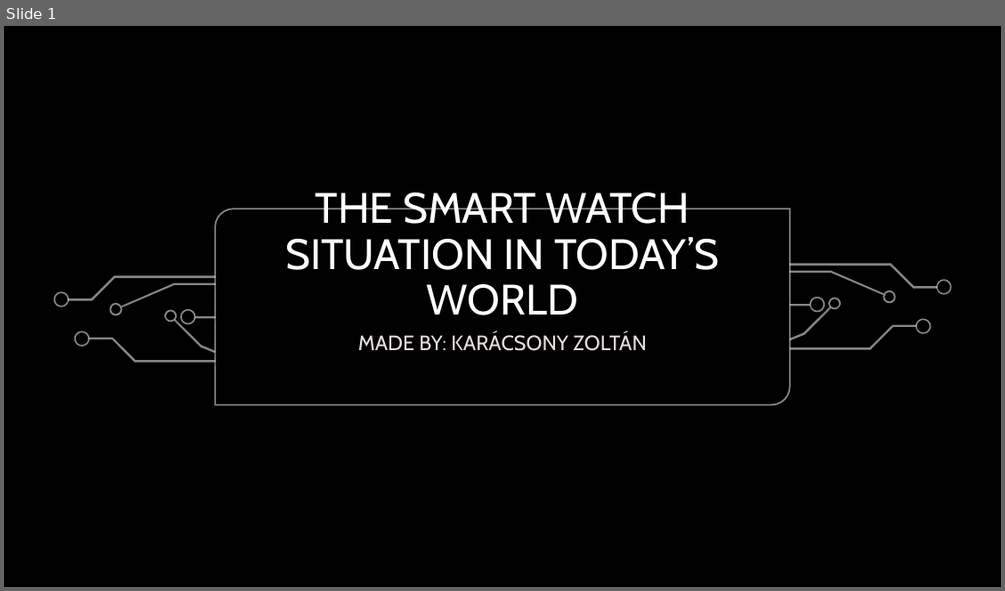
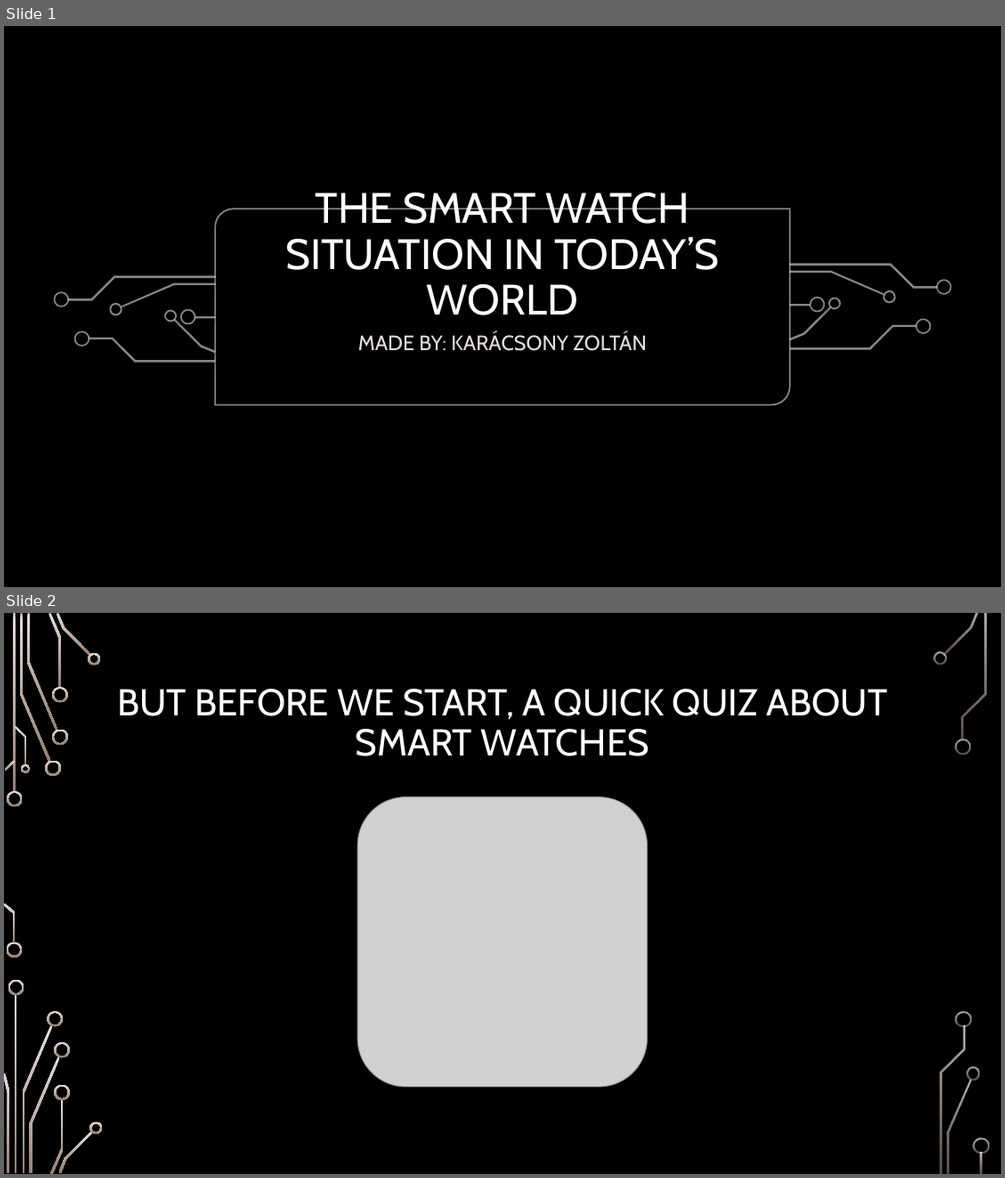
Before and after one commit to Tenebraacs/2023tanev, a slide deck: szakmai_angol/The smartwatch situation in today’s world.pptx. Shown one above the other, each under a label of ours: slide 1 before the commit, slides 1 and 2 after it. The pictures are 1005x591 and 1005x1178 pixels, drawn with LibreOffice and Linux fonts; fonts in the diff are those of the drawing; grey boxes stand for pictures; background and template pictures are left out. Boxes give left, top, right and bottom in pixels: in the first picture for what was removed or moved away, otherwise in the second. Text is boxed around its words. In the diff, an @@ line names an element or a change of style, - is before the commit and + after.

```diff
--- a/szakmai_angol/The smartwatch situation in today’s world.pptx
+++ b/szakmai_angol/The smartwatch situation in today’s world.pptx
@@ slide 2 added at [4,613,1001,1174], background picture (left out) @@
@@ title added at [117,689,888,756], 36 pt, text #FFFFFF @@
+BUT BEFORE WE START, A QUICK QUIZ ABOUT SMART WATCHES
@@ picture added at [357,797,647,1086] @@
@@ group added at [4,613,989,1174]: 33 freeform shapes, 3 rectangles @@
```
Also in this commit, not shown: 9 other slides added, 1 slide removed, 2 other files.
